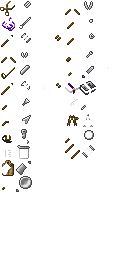
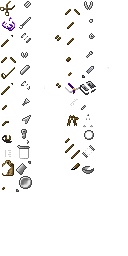
Two versions of the same layered image (128x256). Layer-by-layer changes:
painted on "Pasted Layer #4" over [71, 163, 94, 174]
